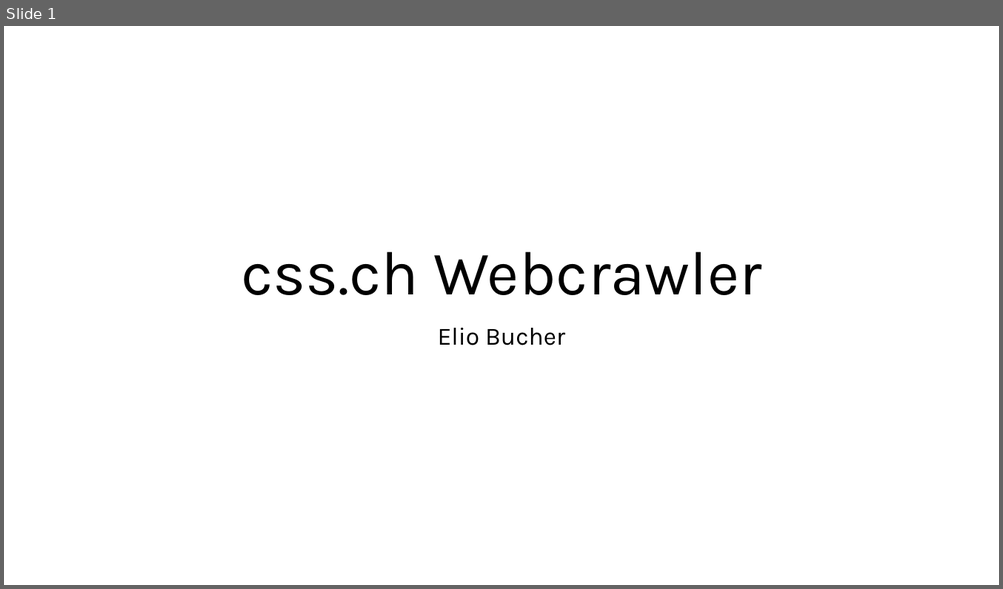
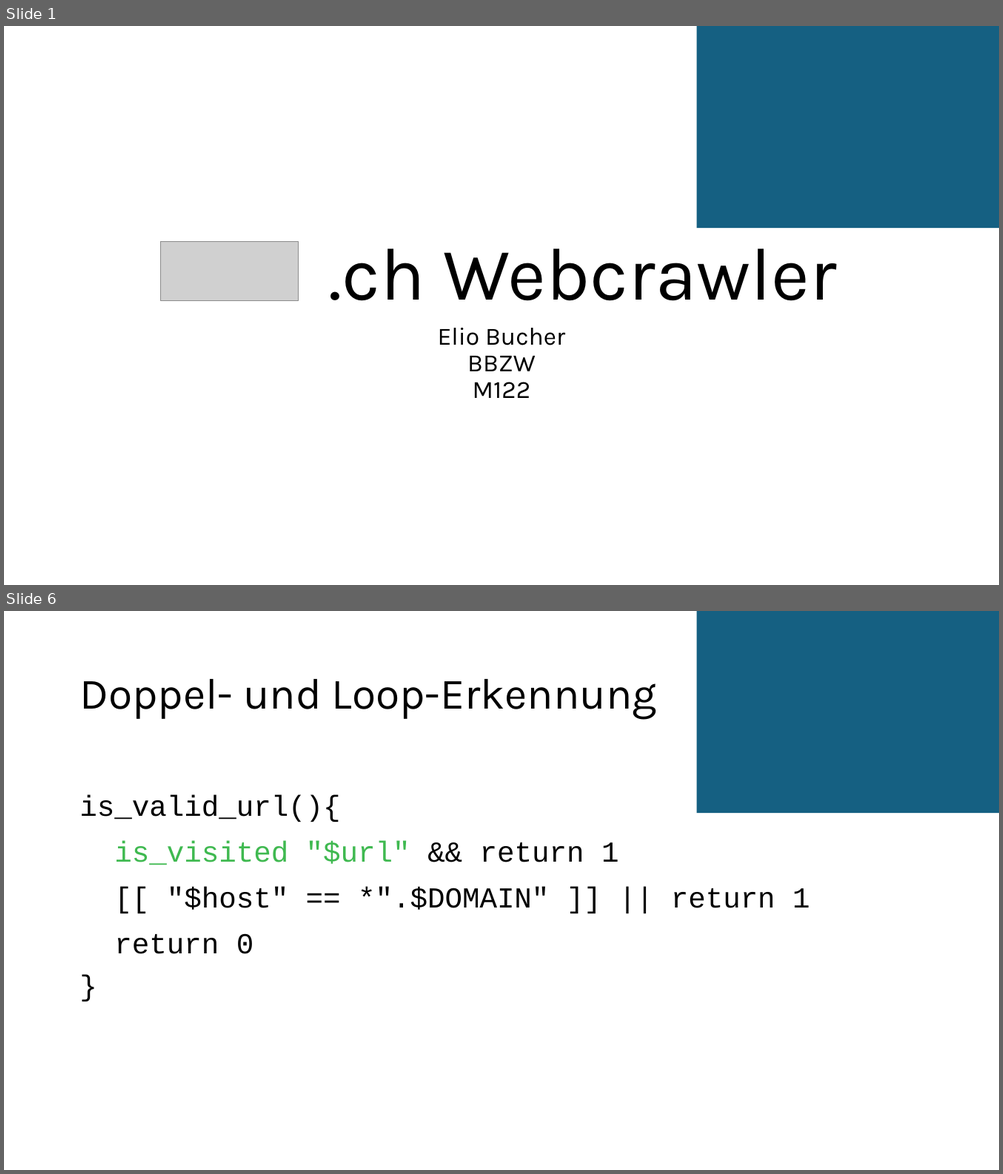
Before and after one commit to ElioBucher/M122-CSS-Web-Crawler, a slide deck: planning/css.ch Webcrawler.pptx. Shown one above the other, each under a label of ours: slide 1 before the commit, slides 1 and 6 after it; the slides between them are not shown. The pictures are 1003x589 and 1003x1174 pixels, drawn with LibreOffice and Linux fonts; fonts in the diff are those of the drawing; grey boxes stand for pictures. Boxes give left, top, right and bottom in pixels: in the first picture for what was removed or moved away, otherwise in the second. Text is boxed around its words. In the diff, an @@ line names an element or a change of style, - is before the commit and + after.

```diff
--- a/planning/css.ch Webcrawler.pptx
+++ b/planning/css.ch Webcrawler.pptx
@@ slide 6 added at (x1=4, y1=611, x2=999, y2=1170), background #FFFFFF @@
@@ rectangle added at (x1=697, y1=611, x2=999, y2=813), fill #156082 @@
@@ title added at (x1=79, y1=679, x2=657, y2=720), 42 pt, text #000000 @@
+Doppel- und Loop-Erkennung
@@ text added at (x1=79, y1=795, x2=810, y2=954), 28 pt, text #000000 @@
+is_valid_url(){
+is_visited "$url" && return 1
+[[ "$host" == *".$DOMAIN" ]] || return 1
+return 0
+}
@@ slide 1 changed as well @@
@@ rectangle added at (x1=697, y1=26, x2=999, y2=228), fill #156082 @@
@@ picture added at (x1=160, y1=242, x2=298, y2=301) @@
@@ title at (x1=329, y1=249, x2=836, y2=301): text changed; size 60 to 72 pt @@
-css.ch Webcrawler
+.ch Webcrawler
@@ subtitle at (x1=438, y1=328, x2=565, y2=398): text changed @@
-Elio Bucher
+Elio Bucher
+BBZW
+M122
```
Also in this commit, not shown: 8 other slides added.
